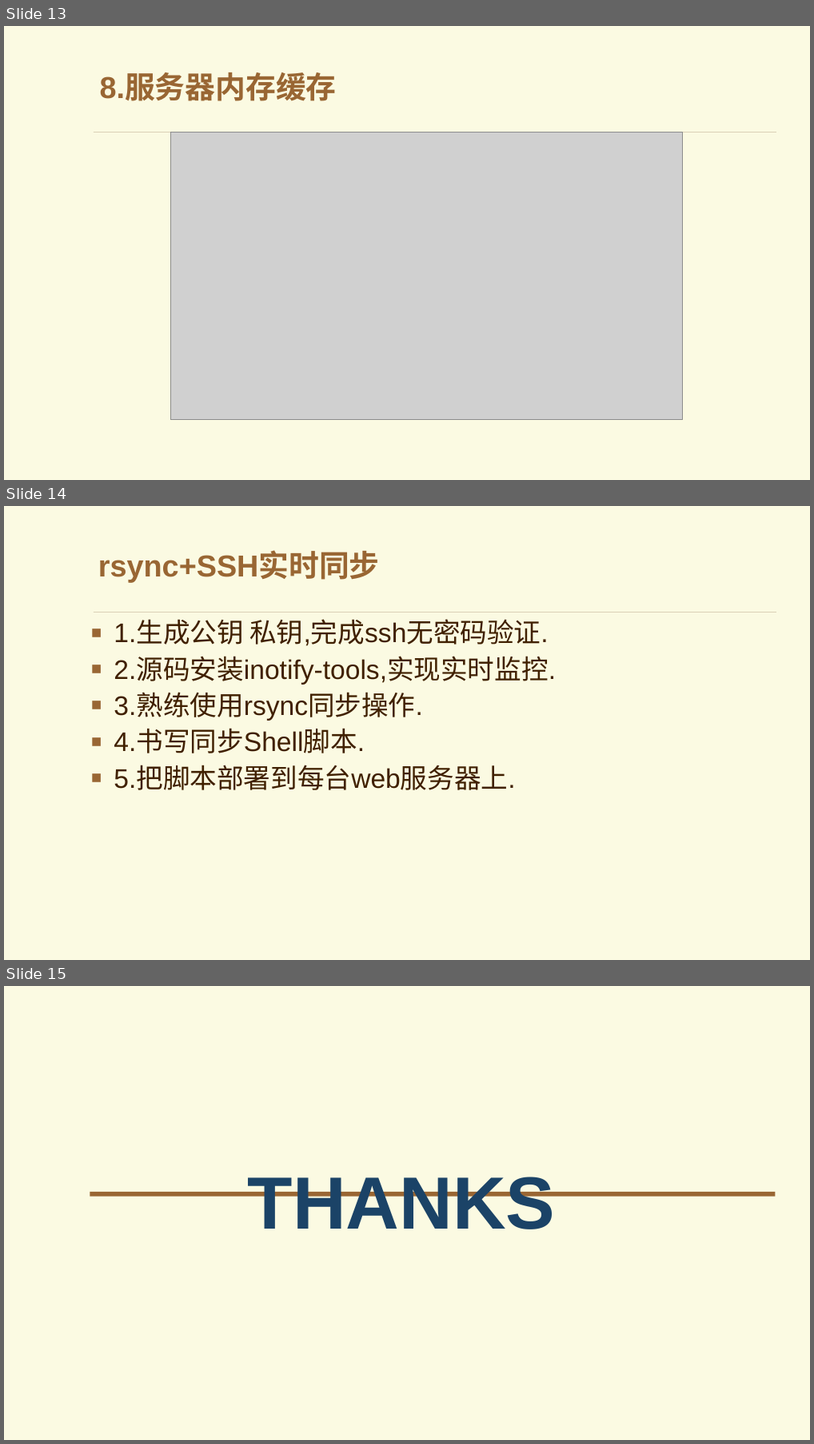
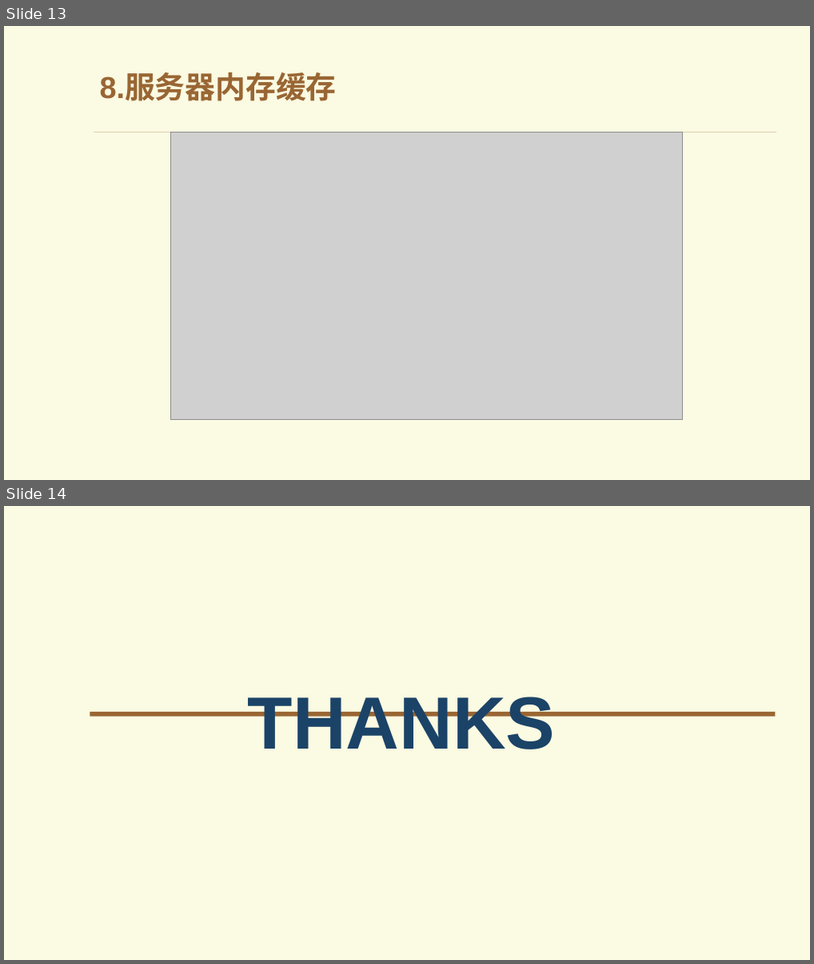
Before and after one commit to caijianha/test, a slide deck: 项目答辩.pptx. Shown one above the other, each under a label of ours: slides 13, 14 and 15 before the commit, slides 13 and 14 after it. The pictures are 814x1444 and 814x964 pixels, drawn with LibreOffice and Linux fonts; fonts in the diff are those of the drawing; grey boxes stand for pictures; background and template pictures are left out. Boxes give left, top, right and bottom in pixels: in the first picture for what was removed or moved away, otherwise in the second. Text is boxed around its words. In the diff, an @@ line names an element or a change of style, - is before the commit and + after.

```diff
--- a/项目答辩.pptx
+++ b/项目答辩.pptx
@@ slide 14 removed at <box>4,506,810,960</box>, background picture (left out); not listed: 1 template element that a slide beside it also shows @@
@@ title removed at <box>98,553,380,583</box> @@
-rsync+SSH实时同步
@@ text removed at <box>114,619,556,790</box> @@
-■ 1.生成公钥 私钥,完成ssh无密码验证.
-■ 2.源码安装inotify-tools,实现实时监控.
-■ 3.熟练使用rsync同步操作.
-■ 4.书写同步Shell脚本.
-■ 5.把脚本部署到每台web服务器上.
@@ what was slide 15 is now slide 14 @@
```
Also in this commit, not shown: 2 slides changed.
